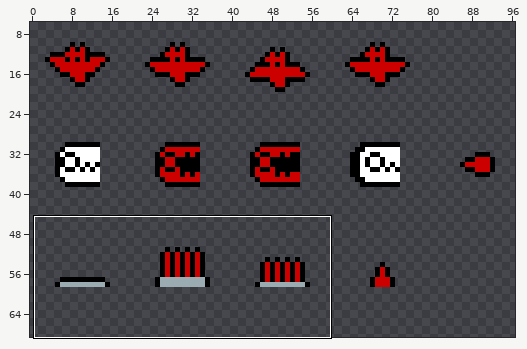
Two states of a sprite sheet, Jumpmap/Assets/Resources/Sprites/Enemy/ex_enemy.png. The picture above shows the old version from afar; the outline marks the close-up.
Close-up. Before the commit:
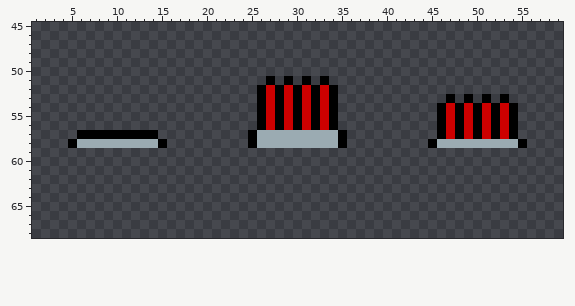
The file is 100x100 pixels. Shown: x 1..59, y 45..68. The wide view leaves out empty margins.
New version:
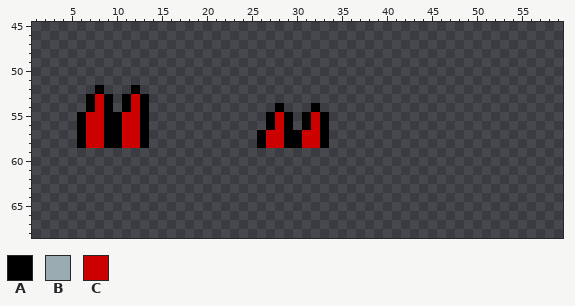
Palette (. is transparent): A #000000  B #9babb2  C #cd0000
The edit:
y 51: x 27 A -> .; x 29 A -> .; x 31 A -> .; x 33 A -> .
y 52: x 8 . -> A; x 12 . -> A; x 26..34 ACACACACA -> .........
y 53: x 7..9 ... -> ACA; x 11..13 ... -> ACA; x 26..34 ACACACACA -> .........; x 47 A -> .; x 49 A -> .; x 51 A -> .; x 53 A -> .
y 54: x 7..9 ... -> ACA; x 11..13 ... -> ACA; x 26..27 AC -> ..; x 29..31 CAC -> ...; x 33..34 CA -> ..; x 46..54 ACACACACA -> .........
y 55..56: x 6..13 ........ -> ACCAACCA; x 26..34 ACACACACA -> .ACA.ACA.; x 46..54 ACACACACA -> .........
y 57: x 7..8 AA -> CC; x 11..12 AA -> CC; x 14 A -> .; x 25..35 ABBBBBBBBBA -> .ACCAACCA..; x 46..54 ACACACACA -> .........
y 58: x 5..15 ABBBBBBBBBA -> .ACCAACCA..; x 25..35 ABBBBBBBBBA -> .ACCAACCA..; x 45..55 ABBBBBBBBBA -> ...........
